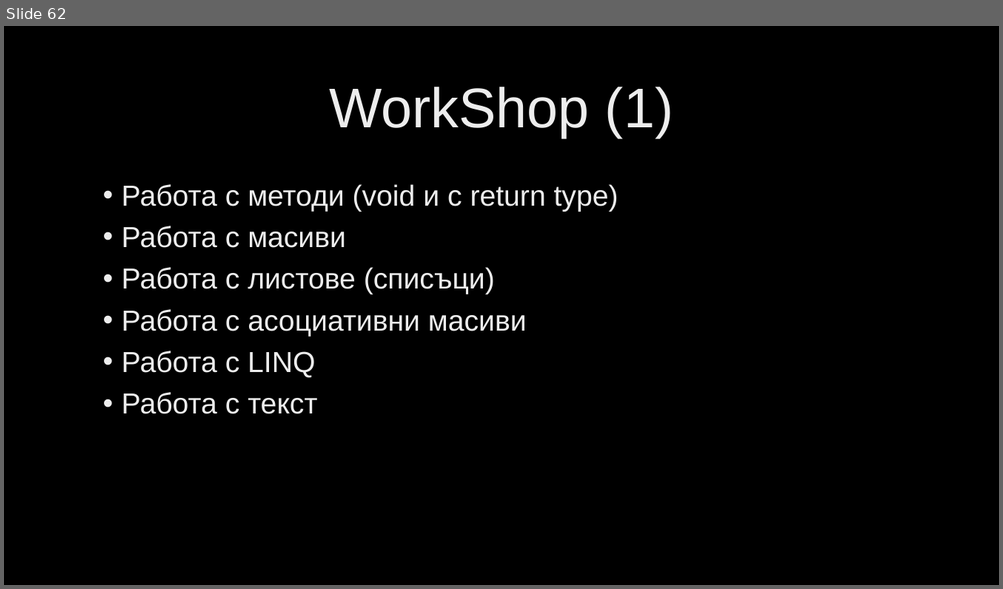
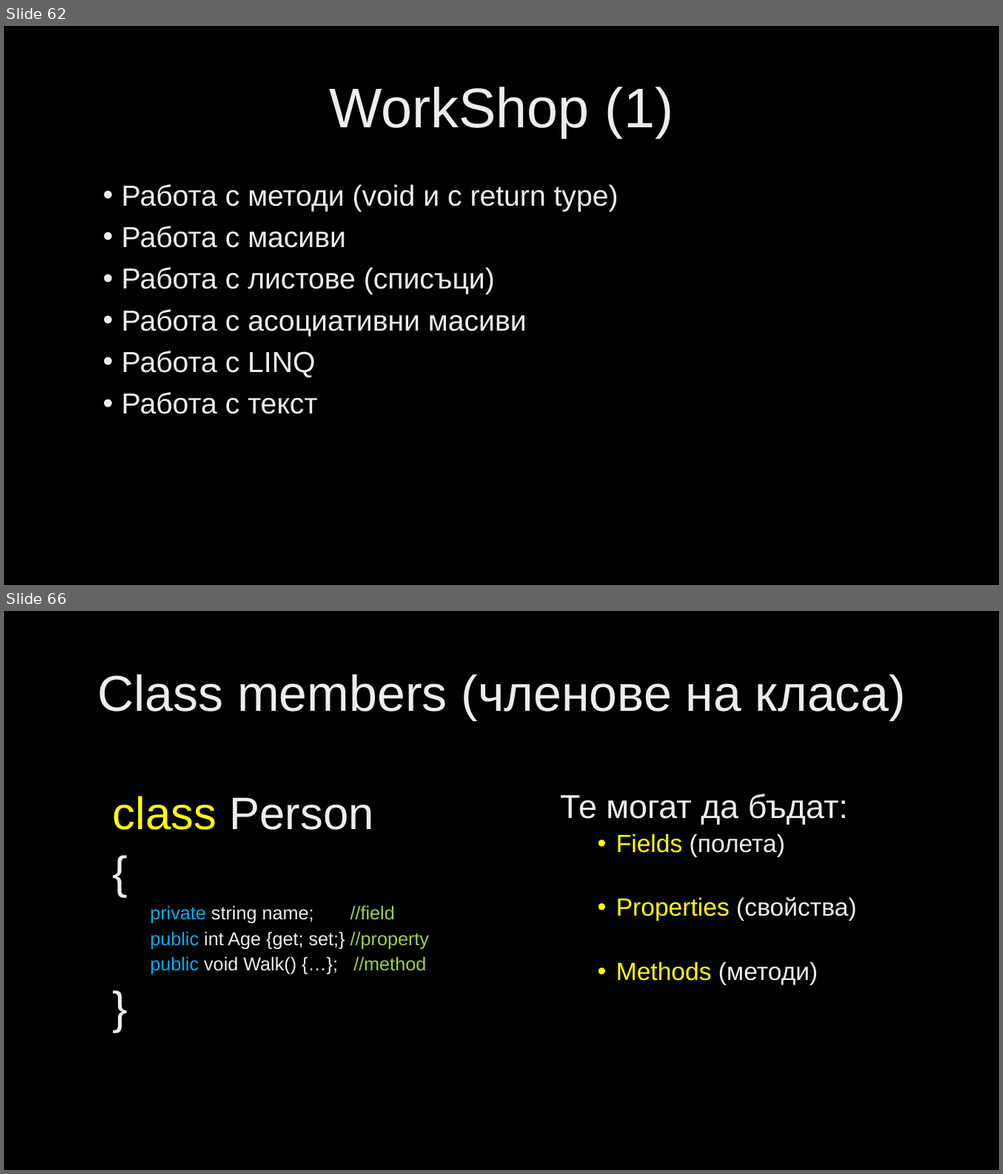
Before and after one commit to velizar92/CSharp-Programming-Presentations, a slide deck: C# Intermediate.pptx. Shown one above the other, each under a label of ours: slide 62 before the commit, slides 62 and 66 after it; the slides between them are not shown. The pictures are 1003x589 and 1003x1174 pixels, drawn with LibreOffice and Linux fonts; fonts in the diff are those of the drawing; background and template pictures are left out. Boxes give left, top, right and bottom in pixels: in the first picture for what was removed or moved away, otherwise in the second. Text is boxed around its words. In the diff, an @@ line names an element or a change of style, - is before the commit and + after.

Commit message:
Classes material

```diff
--- a/C# Intermediate.pptx
+++ b/C# Intermediate.pptx
@@ slide 66 added at <box>4,611,999,1170</box>, background picture (left out) @@
@@ title added at <box>97,674,905,721</box>, 48.6 pt, text gradient #BFBFBF to #EDEDED to #FFFFFF @@
+Class members (членове на класа)
@@ text added at <box>113,796,429,974</box>, 18 pt, text gradient #BFBFBF to #EDEDED to #FFFFFF @@
+class Person
+{
+  private string name; //field
+  public int Age {get; set;} //property
+  public void Walk() {…}; //method
+}
@@ text added at <box>560,794,856,985</box>, 24 pt, text gradient #BFBFBF to #EDEDED to #FFFFFF @@
+Те могат да бъдат:
+  • Fields (полета)
+  • Properties (свойства)
+  • Methods (методи)
```
Also in this commit, not shown: 6 other slides added.
